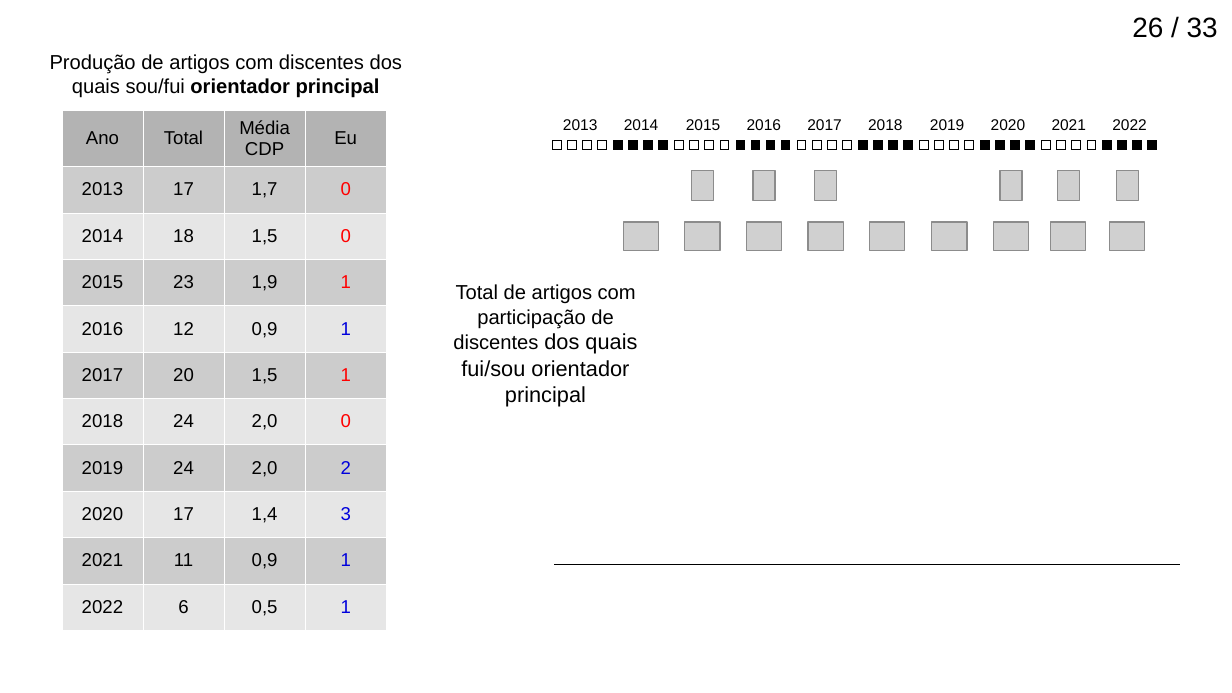
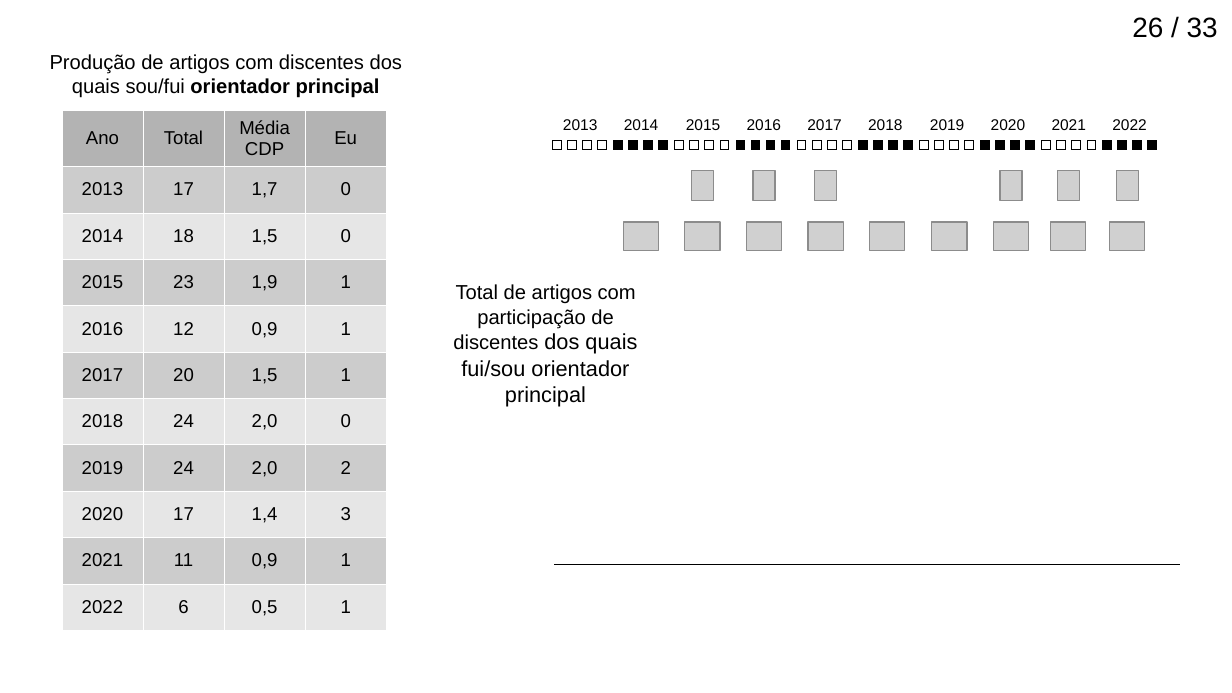
Before and after one commit to birocoles/memos, a slide deck: slide 26 of Titular_III/slides/apresentacao_titular3_2.odp. Drawn at 1232x693 pixels with LibreOffice and Linux fonts; fonts in the diff are those of the drawing; grey boxes stand for pictures; background and template pictures are left out. Boxes give left, top, right and bottom in pixels: in the first picture for what was removed or moved away, otherwise in the second. Text is boxed around its words. In the diff, an @@ line names an element or a change of style, - is before the commit and + after.

```diff
--- a/Titular_III/slides/apresentacao_titular3_2.odp
+++ b/Titular_III/slides/apresentacao_titular3_2.odp
@@ table at <box>61,111,388,628</box> @@
@@ text colour #FF0000 to #000000 in "0", "0", "1", "1" and 1 more places @@
@@ text colour #0000DC to #000000 in "1", "2", "3", "1" and 1 more places @@
```
Also in this commit, not shown: 2 other slides changed, 9 other files.
